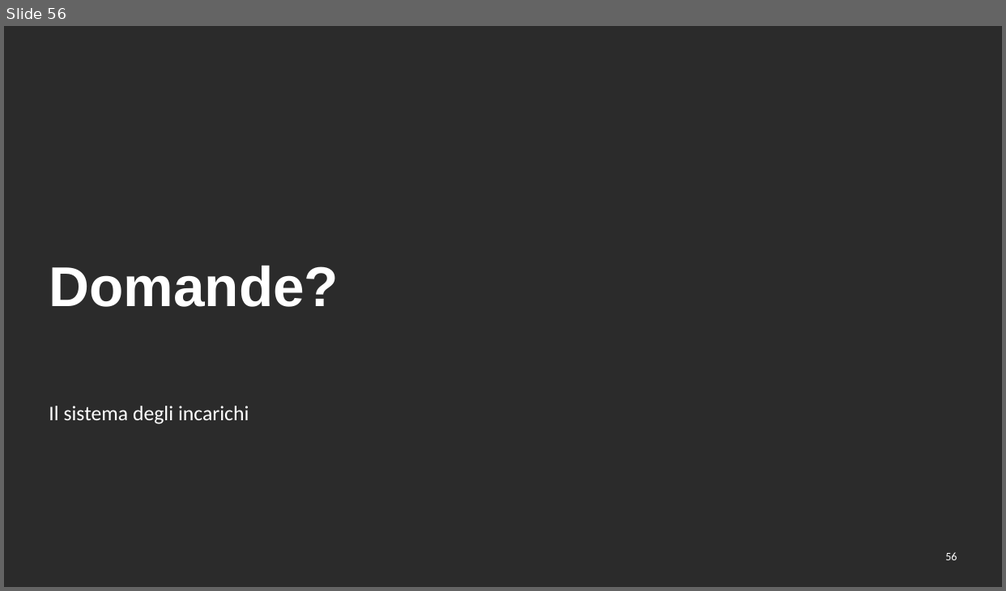
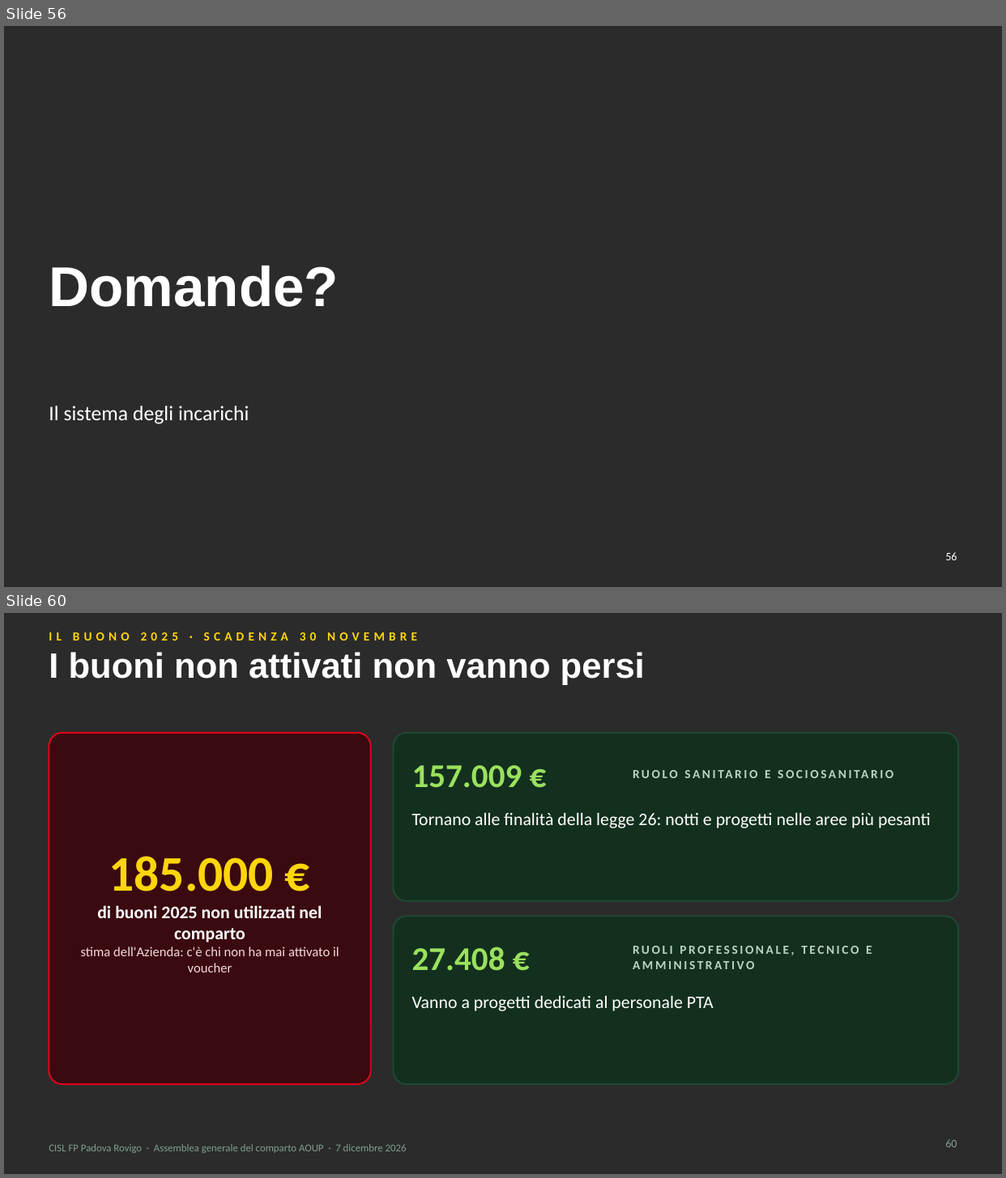
Before and after one commit to aki1806-droid/Prove, a slide deck: produzione/assemblea-2026-12-07/slide/assemblea-2026-12-07.pptx. Shown one above the other, each under a label of ours: slide 56 before the commit, slides 56 and 60 after it; the slides between them are not shown. The pictures are 1006x591 and 1006x1178 pixels, drawn with LibreOffice and Linux fonts; fonts in the diff are those of the drawing; background and template pictures are left out; a plain dark background stands for a picture behind light text. Boxes give left, top, right and bottom in pixels: in the first picture for what was removed or moved away, otherwise in the second. Text is boxed around its words. In the diff, an @@ line names an element or a change of style, - is before the commit and + after.

```diff
--- a/produzione/assemblea-2026-12-07/slide/assemblea-2026-12-07.pptx
+++ b/produzione/assemblea-2026-12-07/slide/assemblea-2026-12-07.pptx
@@ slide 60 added at bbox=[4, 613, 1002, 1174], background picture (left out) @@
@@ text added at bbox=[49, 632, 417, 641], 12 pt, text #FFD60A, bold @@
+IL BUONO 2025 · SCADENZA 30 NOVEMBRE
@@ title added at bbox=[49, 652, 645, 685], 34 pt, text #FFFFFF, bold @@
+I buoni non attivati non vanno persi
@@ rounded rectangle added at bbox=[49, 733, 371, 1084], fill #3A0A10, outline #E2001A 1.5 pt @@
@@ rounded rectangle added at bbox=[394, 733, 958, 901], fill #13301F, outline #1F4A31 1.5 pt @@
@@ text added at bbox=[412, 765, 522, 788], 32 pt, text #9BE15D, bold @@
+157.009 €
@@ text added at bbox=[765, 770, 770, 778], 12 pt, text #B9D3C3, bold @@
+RUOLO SANITARIO E SOCIOSANITARIO
@@ text added at bbox=[412, 813, 931, 828], 17 pt, text #FFFFFF @@
+Tornano alle finalità della legge 26: notti e progetti nelle aree più pesanti
@@ text added at bbox=[81, 856, 339, 973], 13 pt, text #F3D6DA @@
+185.000 €
+di buoni 2025 non utilizzati nel comparto
+stima dell'Azienda: c'è chi non ha mai attivato il voucher
@@ rounded rectangle added at bbox=[394, 916, 958, 1084], fill #13301F, outline #1F4A31 1.5 pt @@
@@ text added at bbox=[412, 947, 505, 971], 32 pt, text #9BE15D, bold @@
+27.408 €
@@ text added at bbox=[633, 946, 872, 956], 12 pt, text #B9D3C3, bold @@
+RUOLI PROFESSIONALE, TECNICO E AMMINISTRATIVO
@@ text added at bbox=[412, 996, 714, 1012], 17 pt, text #FFFFFF @@
+Vanno a progetti dedicati al personale PTA
@@ text added at bbox=[49, 1144, 407, 1153], 10 pt, text #7FA08C @@
+CISL FP Padova Rovigo · Assemblea generale del comparto AOUP · 7 dicembre 2026
@@ page number added at bbox=[945, 1139, 957, 1148], 11 pt, text #7FA08C @@
+60
```
Also in this commit, not shown: 3 slides changed, 26 other slides added, 19 other files.
